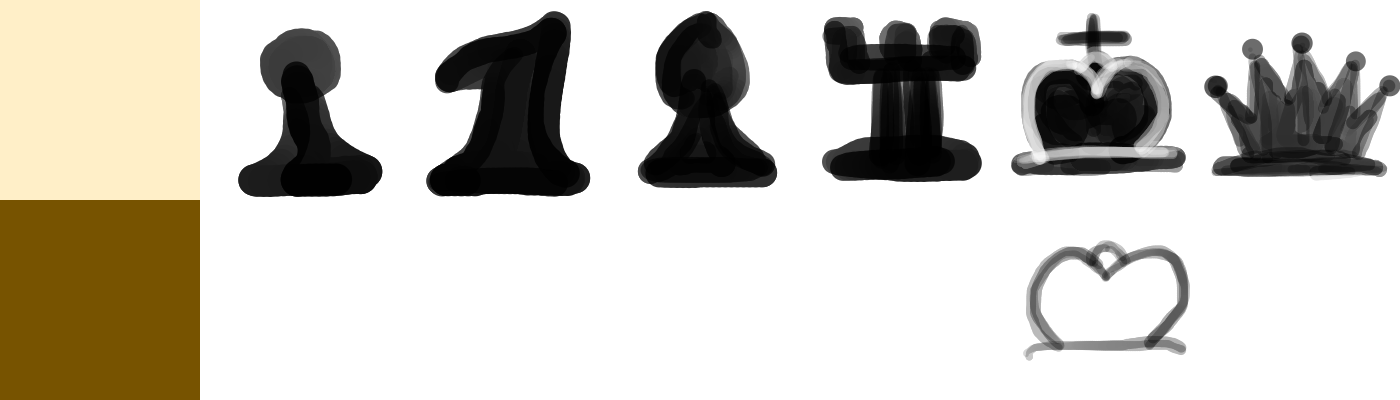
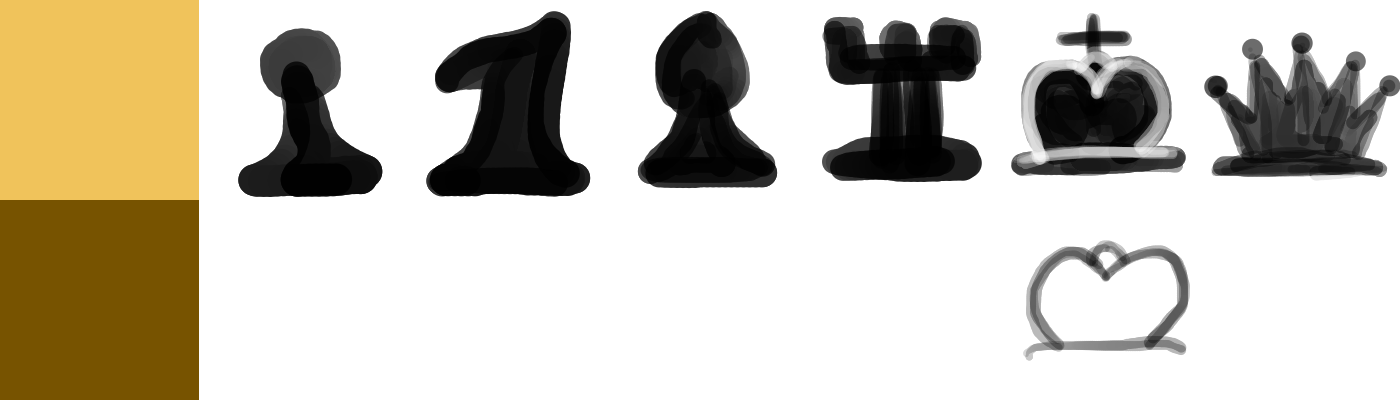
Before/after of a (1400, 400) layered artwork. What changed in the layer stack:
painted on "Paint Layer 1" over [0, 0, 200, 400]
